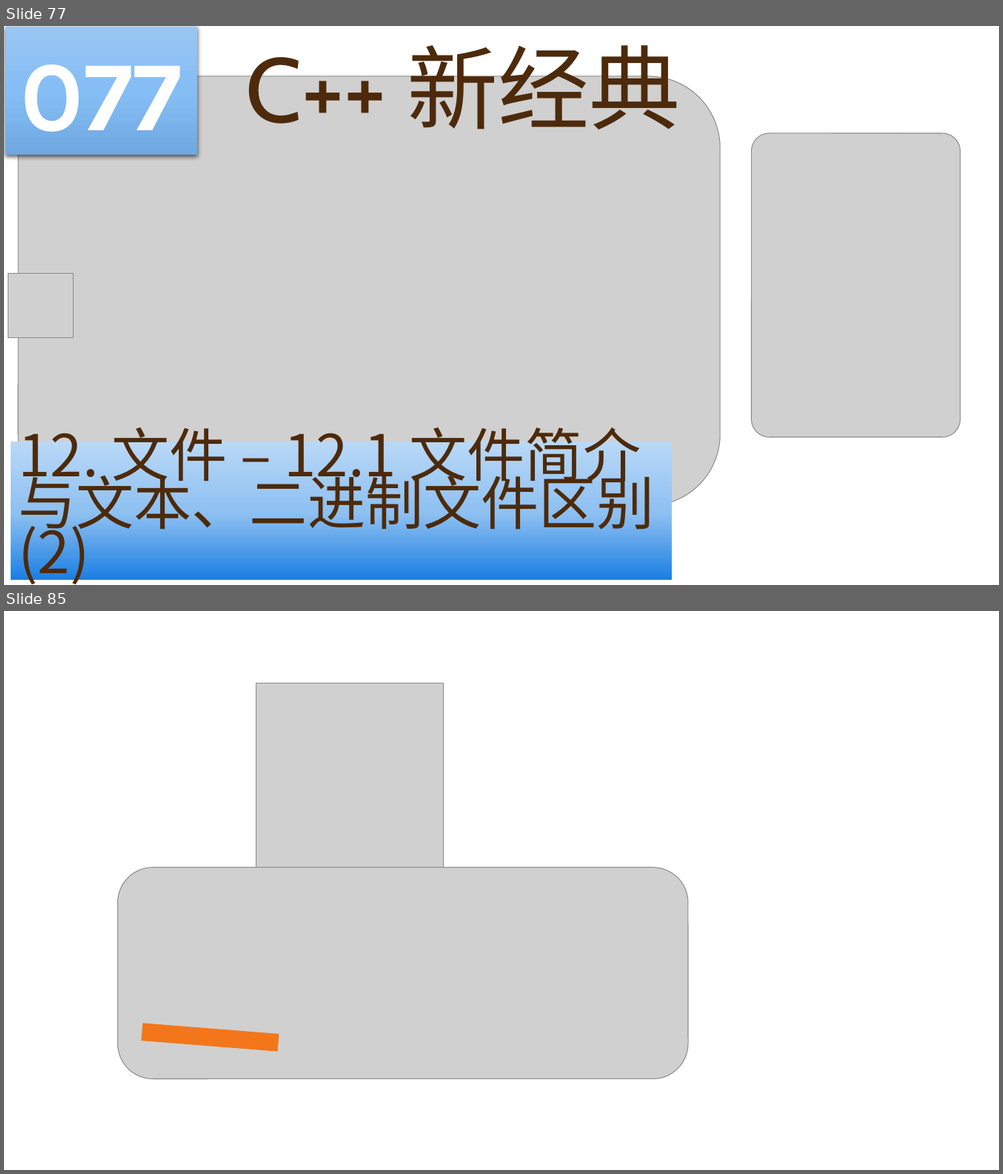
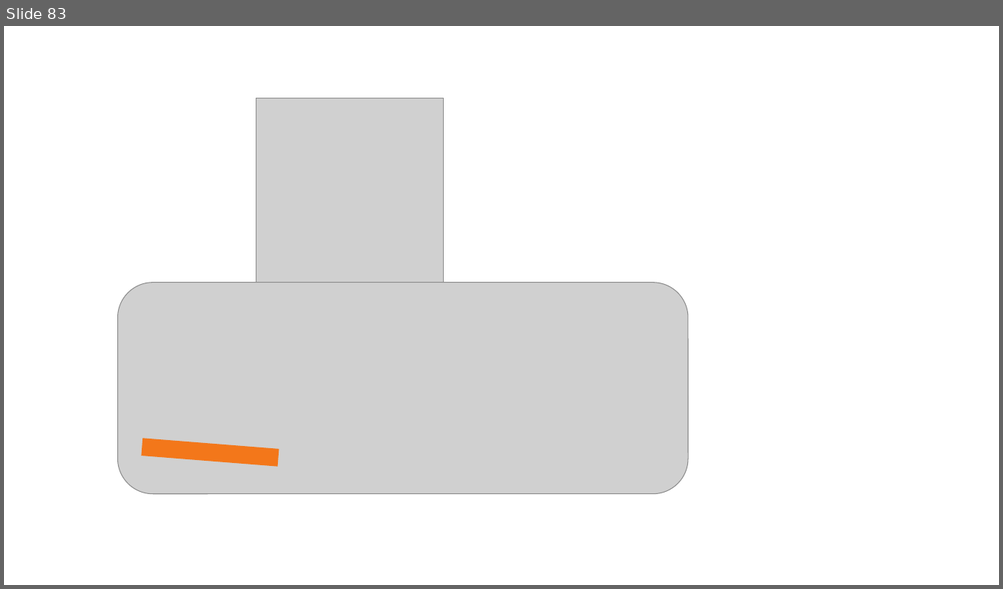
Before and after one commit to yasenstar/learn_cpp, a slide deck: cpp_new/C++ 新经典.pptx. Shown one above the other, each under a label of ours: slides 77 and 85 before the commit, slide 83 after it; the slides between them are not shown. The pictures are 1003x1174 and 1003x589 pixels, drawn with LibreOffice and Linux fonts; fonts in the diff are those of the drawing; grey boxes stand for pictures; background and template pictures are left out. Boxes give left, top, right and bottom in pixels: in the first picture for what was removed or moved away, otherwise in the second. Text is boxed around its words. In the diff, an @@ line names an element or a change of style, - is before the commit and + after.

```diff
--- a/cpp_new/C++ 新经典.pptx
+++ b/cpp_new/C++ 新经典.pptx
@@ slide 77 removed at (x1=4, y1=26, x2=999, y2=585), background picture (left out) @@
@@ rectangle removed at (x1=5, y1=27, x2=197, y2=155) @@
-077
@@ title removed at (x1=246, y1=29, x2=680, y2=130) @@
-C++ 新经典
@@ picture removed at (x1=18, y1=76, x2=720, y2=506) @@
@@ picture removed at (x1=751, y1=133, x2=961, y2=438) @@
@@ picture removed at (x1=8, y1=274, x2=74, y2=338) @@
@@ rectangle removed at (x1=11, y1=443, x2=671, y2=580) @@
-12. 文件 – 12.1 文件简介与文本、二进制文件区别 (2)
@@ what was slide 85 is now slide 83 @@
```
Also in this commit, not shown: 7 slides changed, 1 other slide removed.
